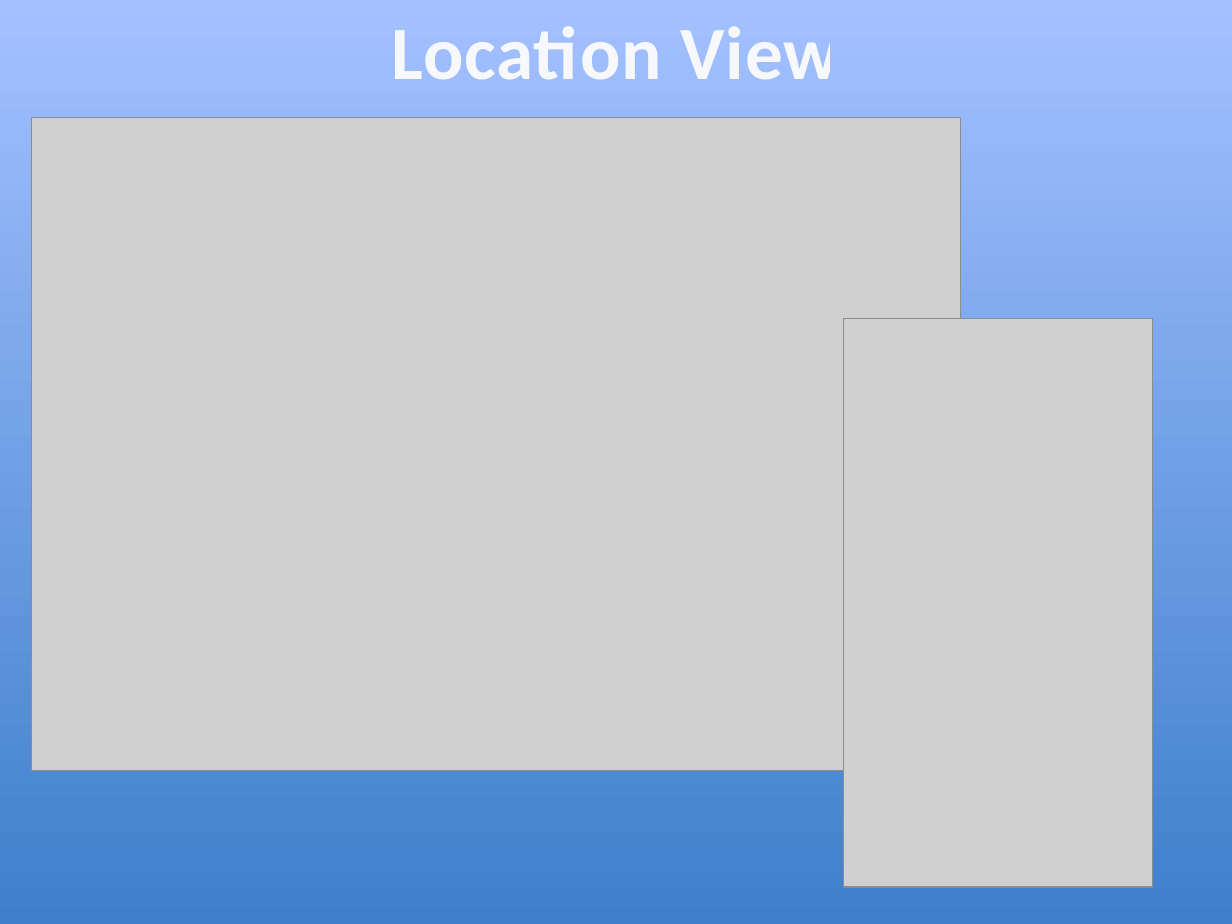
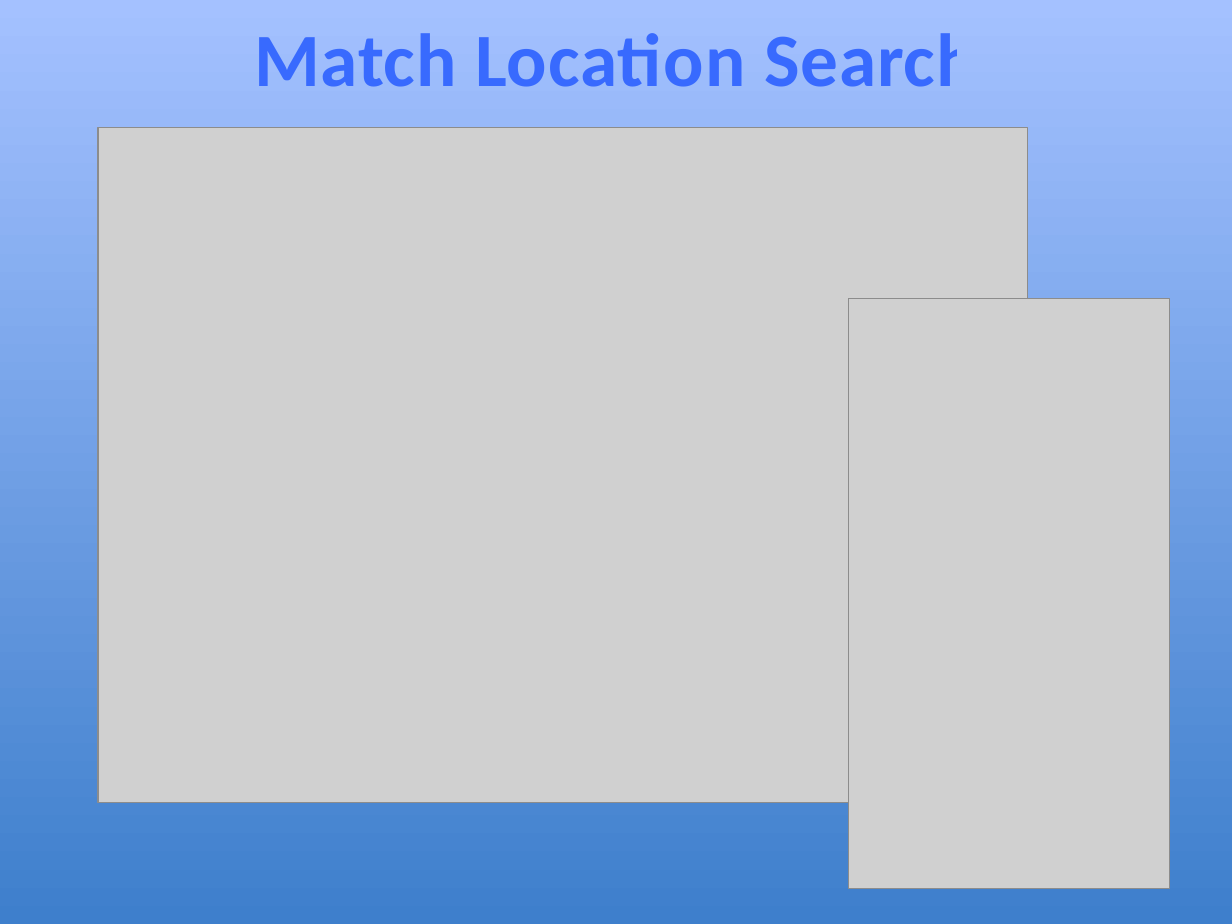
Before and after one commit to hobbske/tennis_app, a slide deck: slide 5 of powerpt_mockup.pptx. Drawn at 1232x924 pixels with LibreOffice and Linux fonts; fonts in the diff are those of the drawing; grey boxes stand for pictures. Boxes give left, top, right and bottom in pixels: in the first picture for what was removed or moved away, otherwise in the second. Text is boxed around its words. In the diff, an @@ line names an element or a change of style, - is before the commit and + after.

Commit message:
updated powerpoint mockup doc

```diff
--- a/powerpt_mockup.pptx
+++ b/powerpt_mockup.pptx
@@ title at box(254, 33, 976, 87): text changed; text colour #FCFCFD at 95% opacity to #3366FF at 95% opacity @@
-Location View
+Match Location Search
@@ picture: place and size @@
-picture at box(31, 118, 960, 771)
+picture at box(99, 128, 1027, 803)
@@ picture: place and size @@
-picture at box(844, 319, 1153, 887)
+picture at box(849, 298, 1170, 888)
```
